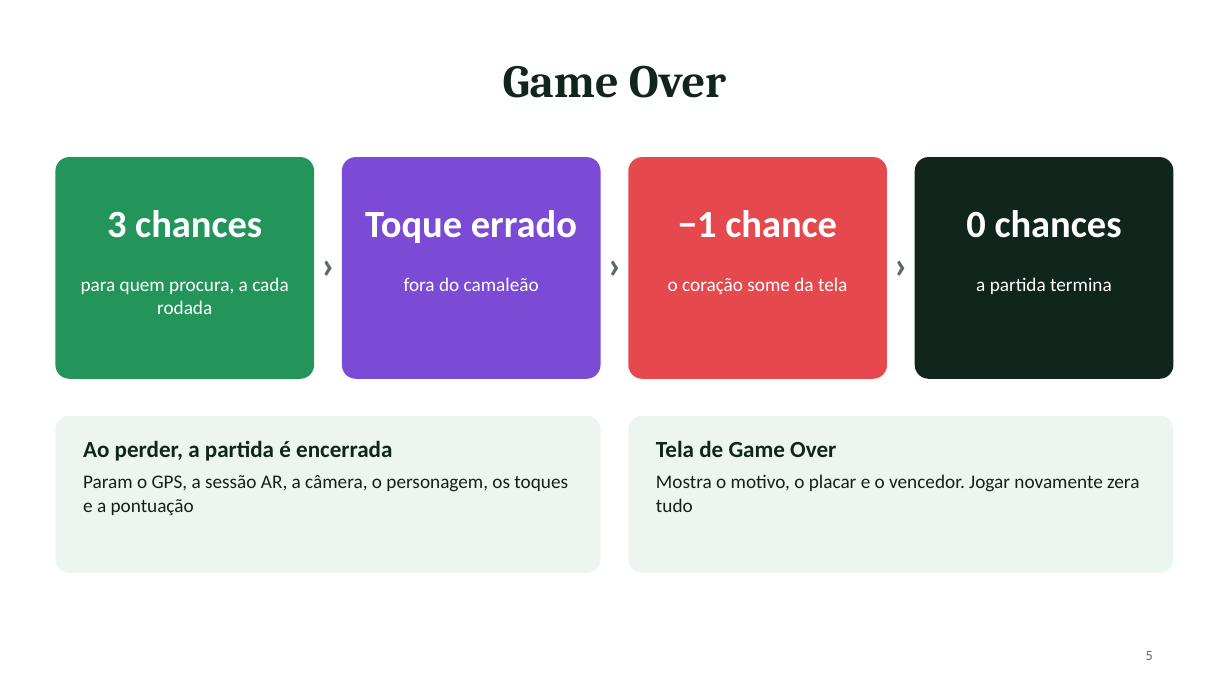
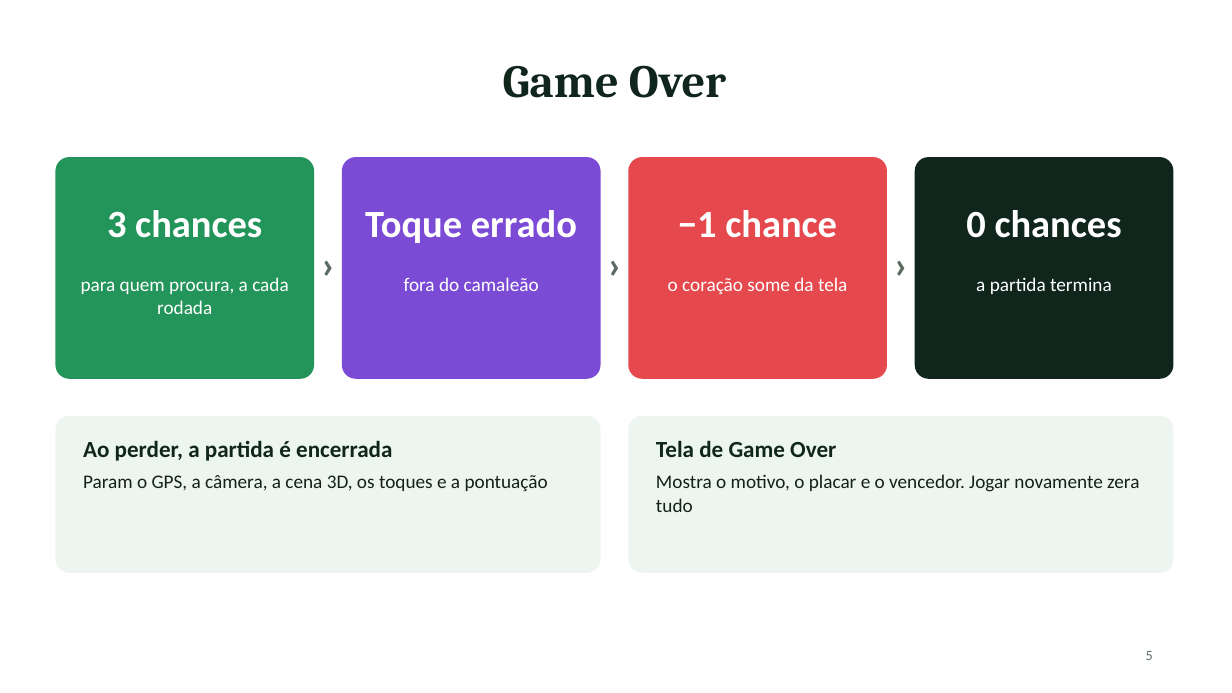
Before and after one commit to MuriloNephi/AndroidAppTemplateAR, a slide deck: slide 5 of ENTREGAS/apresentacao-jogo-ar.pptx. Drawn at 1232x693 pixels with LibreOffice and Linux fonts; fonts in the diff are those of the drawing. Boxes give left, top, right and bottom in pixels: in the first picture for what was removed or moved away, otherwise in the second. Text is boxed around its words. In the diff, an @@ line names an element or a change of style, - is before the commit and + after.

```diff
--- a/ENTREGAS/apresentacao-jogo-ar.pptx
+++ b/ENTREGAS/apresentacao-jogo-ar.pptx
@@ text at (83, 475, 548, 492): text changed @@
-Param o GPS, a sessão AR, a câmera, o personagem, os toques e a pontuação
+Param o GPS, a câmera, a cena 3D, os toques e a pontuação
```
Also in this commit, not shown: 2 other slides changed, 2 other files.
